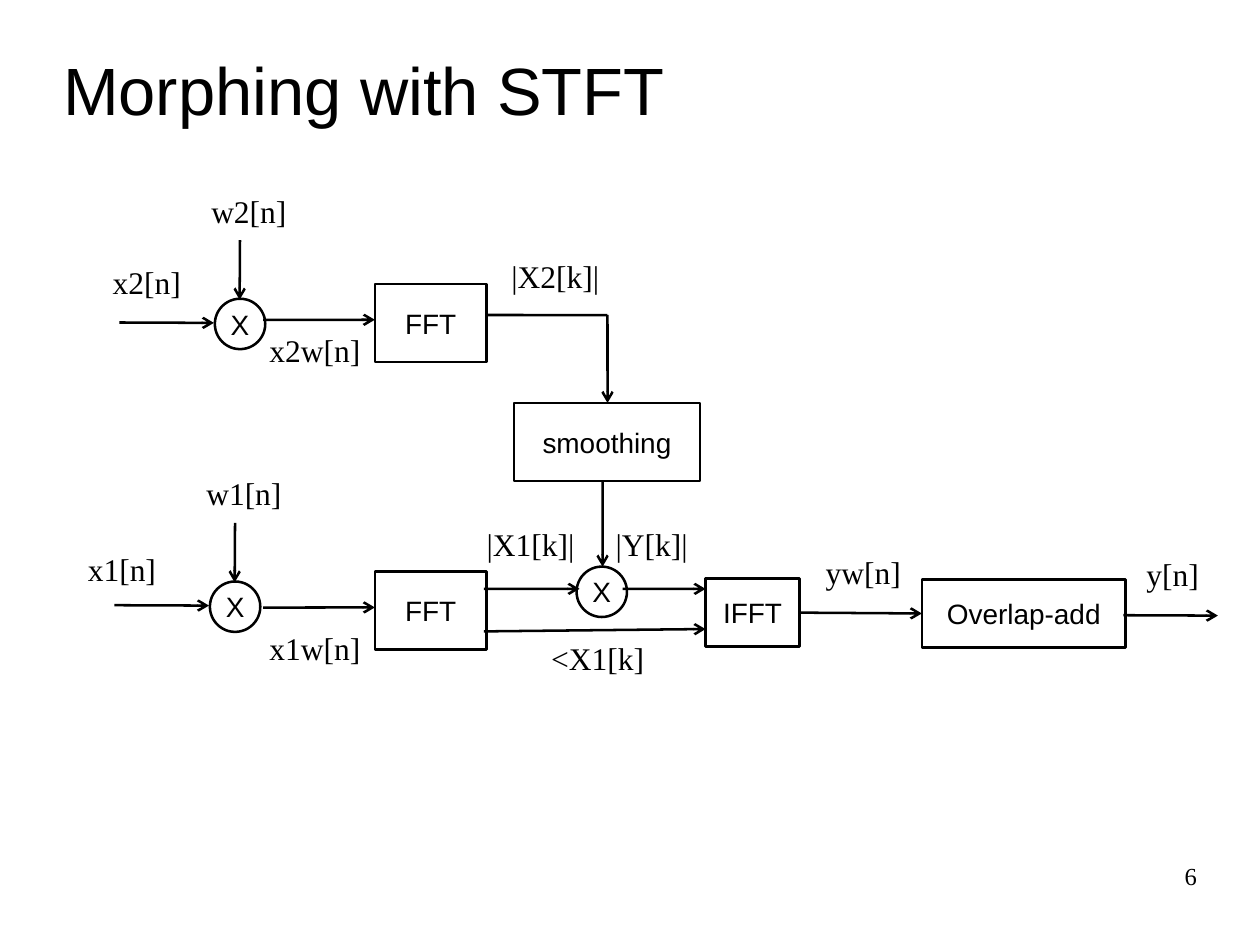
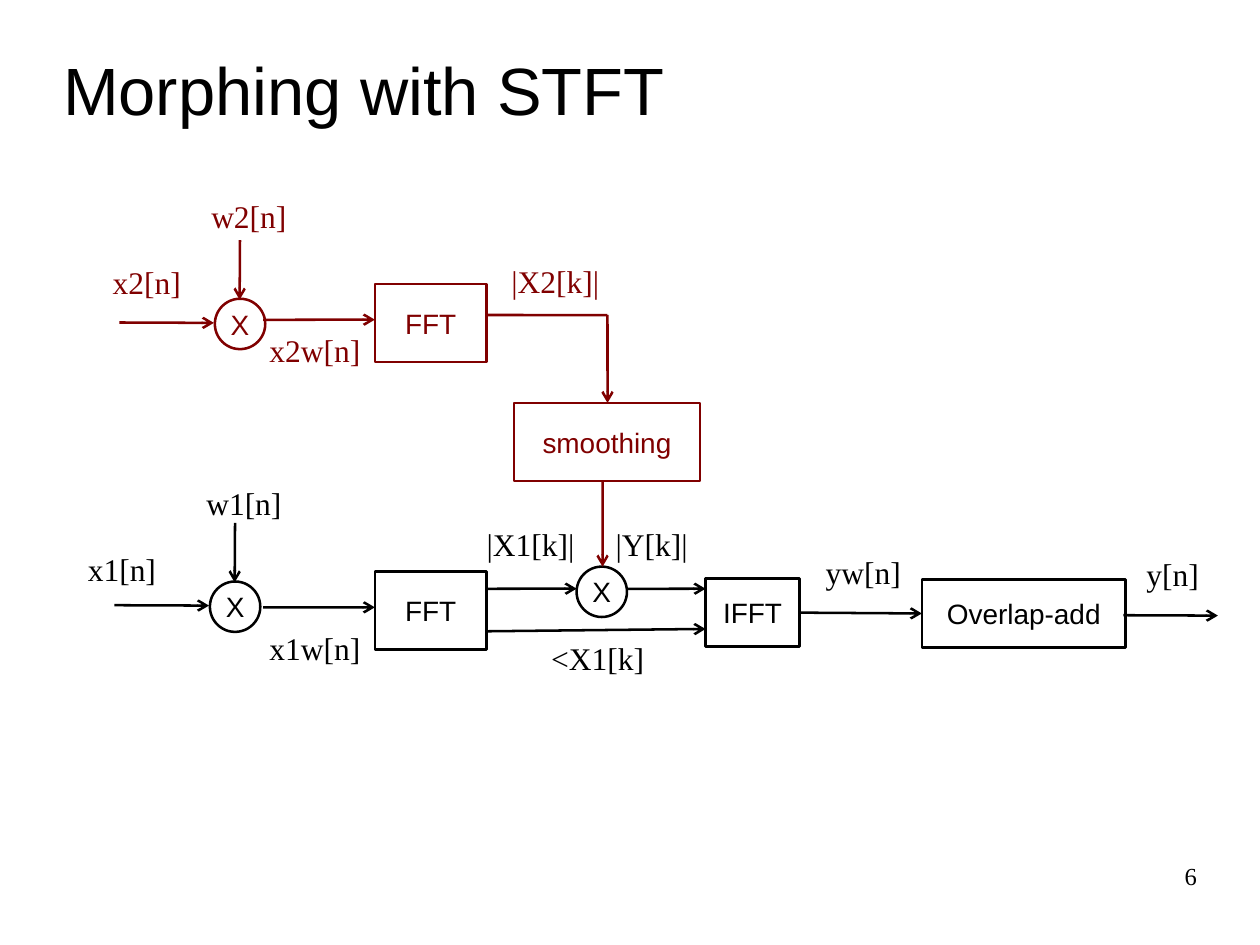
Before and after one commit to MTG/sms-tools, a slide deck: slide 6 of lectures/8-Sound-transformations/Sound-transformations-1.odp. Drawn at 1260x945 pixels with LibreOffice and Linux fonts; fonts in the diff are those of the drawing. Boxes give left, top, right and bottom in pixels: in the first picture for what was removed or moved away, otherwise in the second. Text is boxed around its words. In the diff, an @@ line names an element or a change of style, - is before the commit and + after.

```diff
--- a/lectures/8-Sound-transformations/Sound-transformations-1.odp
+++ b/lectures/8-Sound-transformations/Sound-transformations-1.odp
@@ arrow (239, 241) - (239, 300): stroke #000000 1.45 pt to #800000 1.45 pt @@
@@ text colour #000000 to #800000 in 4 elements at box(113, 272, 181, 299), box(269, 340, 360, 367), box(211, 206, 286, 233), box(511, 271, 599, 300) @@
@@ text colour #000000 to #800000; outline #000000 1.45 pt to #800000 1.45 pt in 3 elements at box(375, 284, 488, 362), box(514, 403, 701, 481), box(215, 299, 266, 349) @@
@@ arrow (120, 323) - (214, 323): stroke #000000 1.45 pt to #800000 1.45 pt @@
@@ arrow (263, 320) - (375, 320): stroke #000000 1.45 pt to #800000 1.45 pt @@
@@ line (486, 315) - (607, 315): stroke #000000 1.45 pt to #800000 1.45 pt @@
@@ arrow (607, 315) - (607, 403): stroke #000000 1.45 pt to #800000 1.45 pt @@
@@ text "w1[n]": place and size @@
-text "w1[n]" at box(206, 483, 281, 510)
+text "w1[n]" at box(206, 493, 281, 520)
@@ arrow (602, 481) - (602, 567): stroke #000000 1.45 pt to #800000 1.45 pt @@
@@ arrow moved from (484, 588) - (580, 588) to (488, 588) - (577, 588) @@
@@ arrow moved from (622, 588) - (706, 588) to (627, 588) - (706, 588) @@
```
Also in this commit, not shown: 4 other slides changed, 4 slides added, 1 slide removed, 17 other files.
